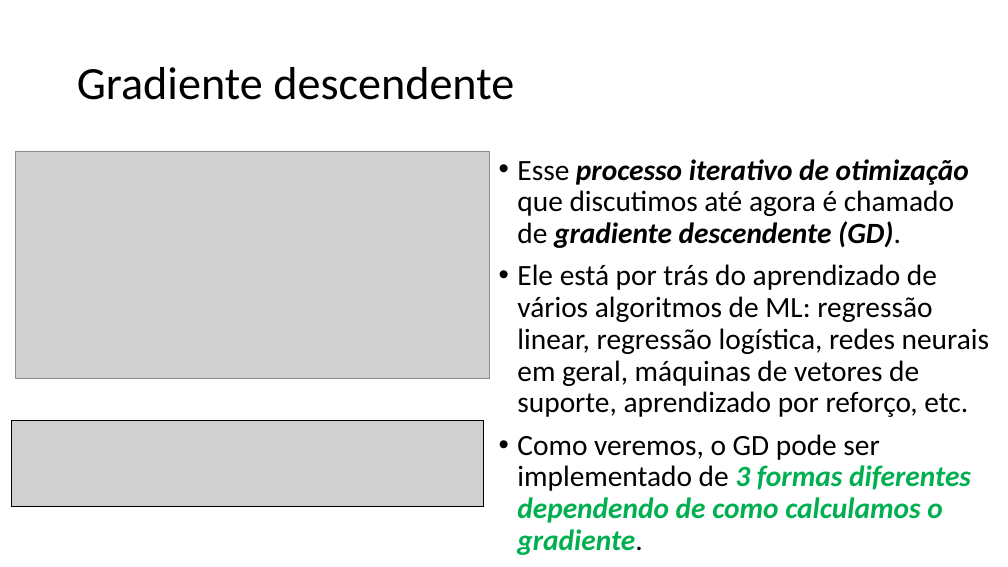
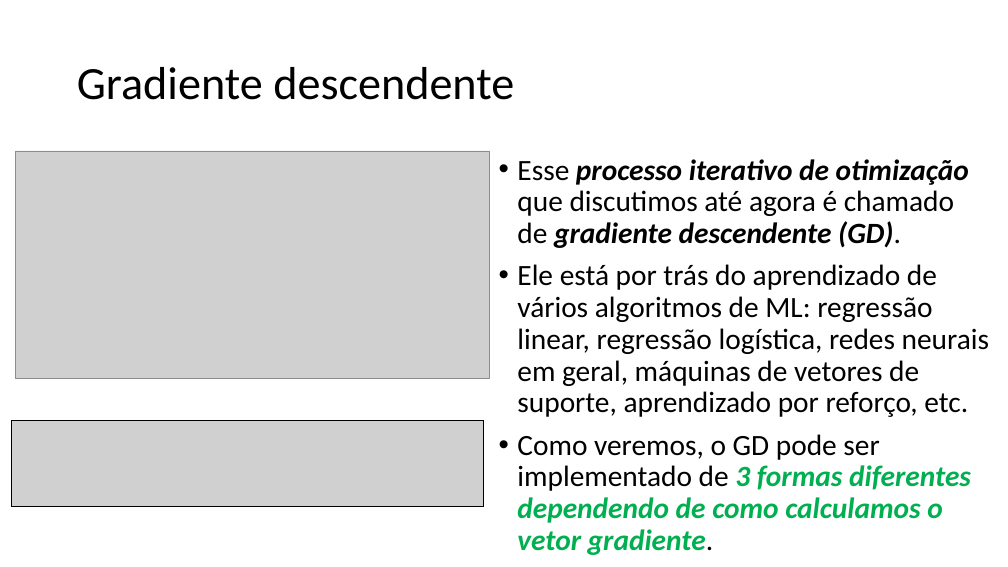
Before and after one commit to zz4fap/tp557-iot-ml, a slide deck: slide 26 of slides/TP557_6_Minimizando_o_erro.pptx. Drawn at 1008x567 pixels with LibreOffice and Linux fonts; fonts in the diff are those of the drawing; grey boxes stand for pictures. Boxes give left, top, right and bottom in pixels: in the first picture for what was removed or moved away, otherwise in the second. Text is boxed around its words. In the diff, an @@ line names an element or a change of style, - is before the commit and + after.

Commit message:
update of slides

```diff
--- a/slides/TP557_6_Minimizando_o_erro.pptx
+++ b/slides/TP557_6_Minimizando_o_erro.pptx
@@ text at box(517, 434, 971, 555): text changed @@
-• Como veremos, o GD pode ser implementado de 3 formas diferentes dependendo de como calculamos o gradiente.
+• Como veremos, o GD pode ser implementado de 3 formas diferentes dependendo de como calculamos o vetor gradiente.
```
